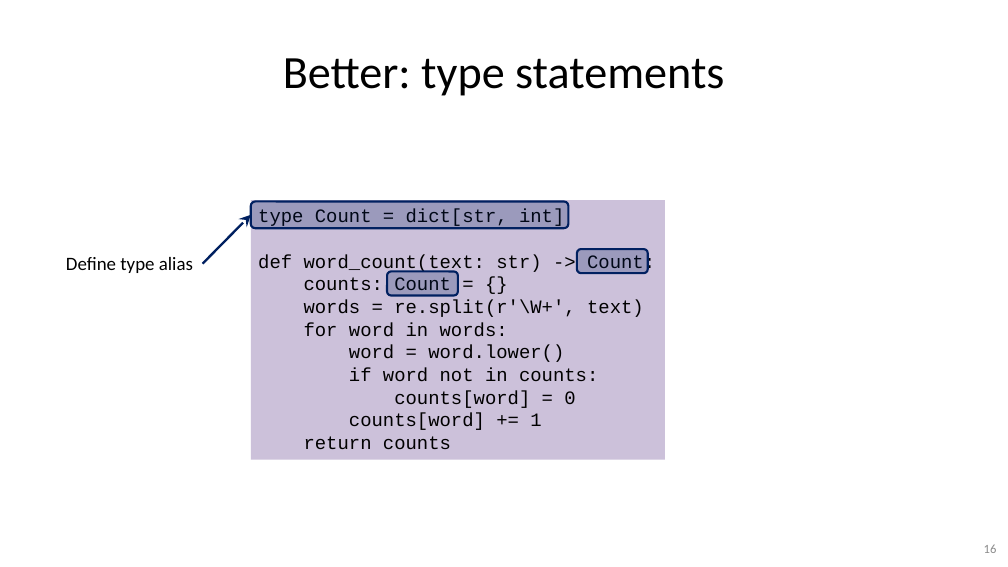
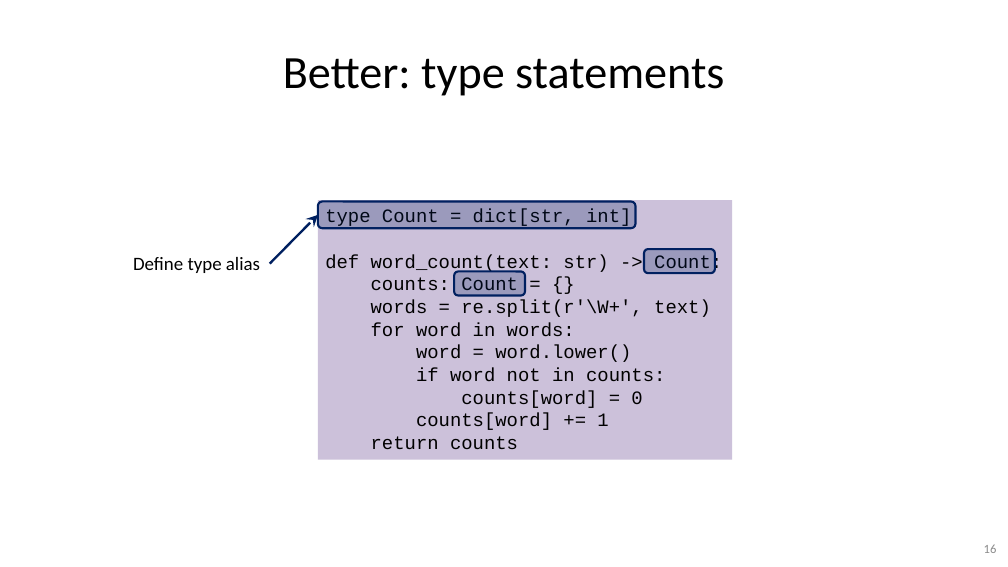
Before and after one commit to gjbex/Python-software-engineering, a slide deck: slide 16 of python_software_engineering.pptx. Drawn at 1008x567 pixels with LibreOffice and Linux fonts; fonts in the diff are those of the drawing. Boxes give left, top, right and bottom in pixels: in the first picture for what was removed or moved away, otherwise in the second. Text is boxed around its words. In the diff, an @@ line names an element or a change of style, - is before the commit and + after.

Commit message:
Add slide on NewType

```diff
--- a/python_software_engineering.pptx
+++ b/python_software_engineering.pptx
@@ 3 rounded rectangles, 1 rectangle, 1 arrow: place and size @@
-3 rounded rectangles, 1 rectangle, 1 arrow at [203, 200, 665, 460]
+3 rounded rectangles, 1 rectangle, 1 arrow at [270, 200, 732, 460]
@@ text "Define type alias": place and size @@
-text "Define type alias" at [66, 257, 193, 273]
+text "Define type alias" at [133, 257, 260, 273]
```
Also in this commit, not shown: 2 other slides changed, 1 slide added.
